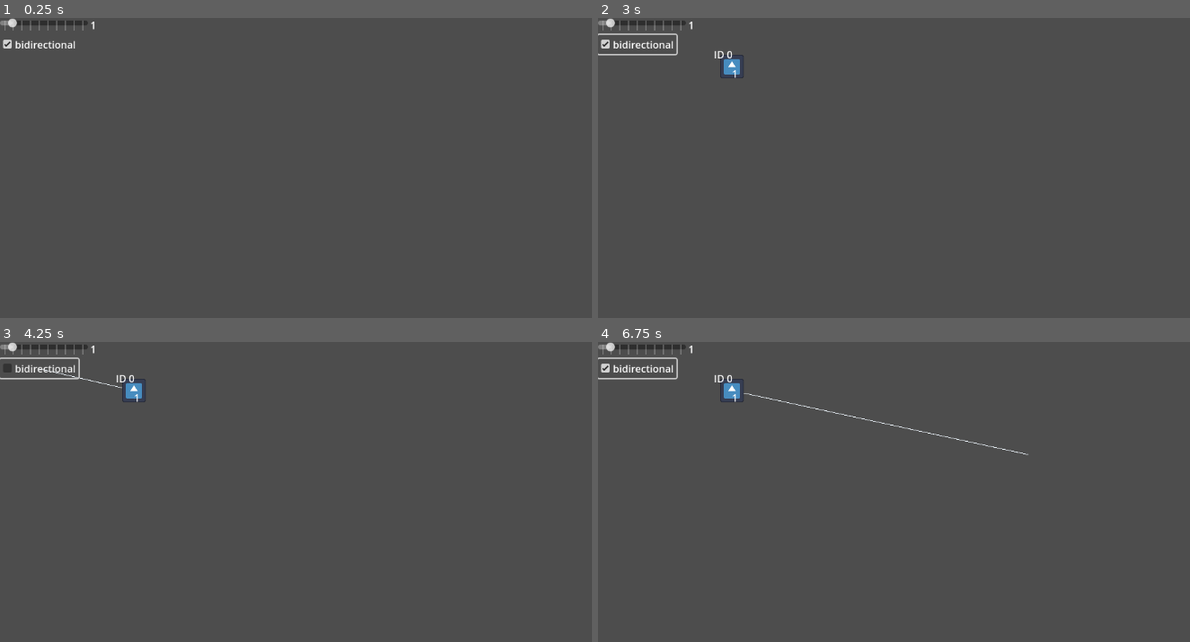
Above: before the commit, frames 1-4 (two rows, left to right).
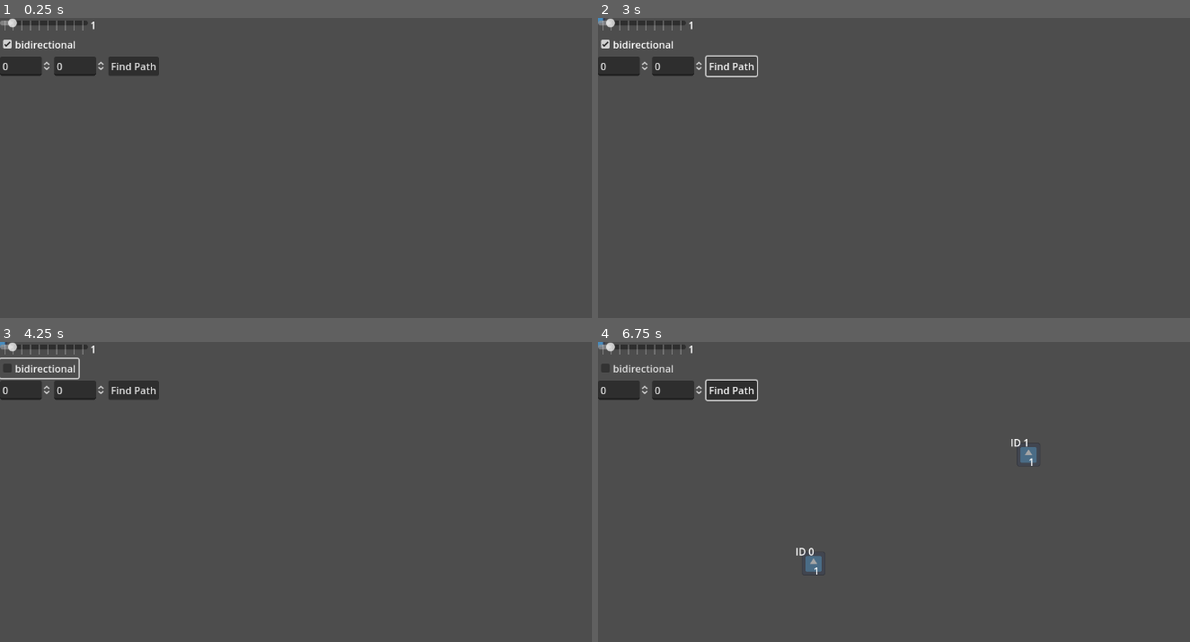
Above: after the commit, the same moments.

Repository: SnekOfSpice/godot4-built-ins
Game: Godot game, scene res://astar/graph_map.tscn
The game is run twice, just before and just after one commit, with the same random seed, the same clock (stepped at 60 frames per second) and the same inputs. The engine's default icon, where the game draws it, is replaced by a stand-in: a white triangle on a blue panel in a dark square.
Inputs (mouse positions are in pixels of both pictures, inside the frame that each line leads up to):
- Up to frame 1 (0.25 s): no input
- Up to frame 2 (3 s): click (734, 66) at 0.5 s, where only the run after the commit has a clickable "Find Path"; click "bidirectional" at 1.25 s; click "bidirectional" at 2 s; click (734, 66) at 2.75 s, where only the run after the commit has a clickable "Find Path"
- Up to frame 3 (4.25 s): click "bidirectional" at 3.5 s
- Up to frame 4 (6.75 s): click (734, 390) at 4.25 s, where only the run after the commit has a clickable "Find Path"; tap Enter at 5, 6.5 s; move the mouse to (734, 390) at 5.02 s; click (734, 390) at 5.17 s; tap Space at 5.75 s; move the mouse to (811, 564) at 5.77 s; click (811, 564) at 5.92 s; move the mouse to (1030, 456) at 6.52 s; click (1030, 456) at 6.67 s

The runs differ from the first frame. In frame 1, 1.4% of the frame differs, in the area x 0-27%, y 12-20%; in frame 2, 1.5%; in frame 3, 1.5%; in frame 4, 2.4%, in the area x 0-75%, y 0-78%.

Commit message:
drone moves along path

Diff:
--- /dev/null
+++ b/astar/drone.gd
@@ -0,0 +1,20 @@
+extends Node2D
+
+
+var speed := 10.0
+
+func move_along_path(path: PackedVector2Array):
+	if path.size() <= 0:
+		return
+	print(path)
+	var tween = create_tween()
+	var last_point = path[0]
+	#var total_distance := 0.0
+	for point in path:
+		var d = point.distance_to(last_point) / 150.0
+		print(d)
+		tween.tween_property(self, "position", point, d)#.set_delay(total_distance * (1/speed))
+		#total_distance += point.distance_to(last_point)
+		last_point = point
+
+	tween.connect("finished", queue_free)
--- /dev/null
+++ b/astar/drone.tscn
@@ -0,0 +1,11 @@
+[gd_scene load_steps=3 format=3 uid="uid://djq3xxiicu4c1"]
+
+[ext_resource type="Texture2D" uid="uid://tordr7unvpjw" path="res://icon.svg" id="1_11r15"]
+[ext_resource type="Script" path="res://astar/drone.gd" id="1_lxdv8"]
+
+[node name="Drone" type="Node2D"]
+script = ExtResource("1_lxdv8")
+
+[node name="Icon" type="Sprite2D" parent="."]
+scale = Vector2(0.177983, 0.177983)
+texture = ExtResource("1_11r15")
--- a/astar/edge.gd
+++ b/astar/edge.gd
@@ -4,6 +4,16 @@
 var to := -1 : set = set_to
 
 signal remove_connection(from, to)
+
+func _ready() -> void:
+	if Data.of("astar.bidirectional"):
+		default_color = Color(0.8, 0.8, 0.8, 0.7)
+		gradient = null
+	else:
+		var g = Gradient.new()
+		g.add_point(0.0, Color.AQUAMARINE)
+		g.add_point(1.0, Color.BROWN)
+		gradient = g
 
 func set_from(value):
 	from = value
@@ -16,7 +26,7 @@
 	add_point(Vector2.ZERO)
 	add_point(end)
 
-	%"DeleteButton".position = end * 0.5
+	%"DeleteButton".position = end * 0.5 - %"DeleteButton".get_rect().size * 0.5
 
 func delete():
 	emit_signal("remove_connection", from, to)
--- a/astar/edge.tscn
+++ b/astar/edge.tscn
@@ -1,14 +1,19 @@
-[gd_scene load_steps=2 format=3 uid="uid://coeibmcg4a16r"]
+[gd_scene load_steps=3 format=3 uid="uid://coeibmcg4a16r"]
 
 [ext_resource type="Script" path="res://astar/edge.gd" id="1_riynl"]
 
+[sub_resource type="Gradient" id="Gradient_vcqet"]
+
 [node name="Edge" type="Line2D"]
+width = 3.105
+default_color = Color(1, 1, 1, 0.556863)
+gradient = SubResource("Gradient_vcqet")
 script = ExtResource("1_riynl")
 
 [node name="DeleteButton" type="Button" parent="."]
 unique_name_in_owner = true
 offset_right = 8.0
 offset_bottom = 8.0
-text = "delete"
+text = "x"
 
 [connection signal="pressed" from="DeleteButton" to="." method="_on_delete_button_pressed"]
--- a/astar/graph_map.gd
+++ b/astar/graph_map.gd
@@ -35,6 +35,7 @@
 func remove_point(id):
 	for edge in %"Edges".get_children():
 		if edge.from == id or edge.to == id:
+			astar.disconnect_points(edge.from, edge.to)
 			edge.delete()
 	astar.remove_point(id)
 
@@ -65,10 +66,18 @@
 
 
 
-#	for p in %"Points".get_children():
-#		p.is_connecting_from = false
+	for p in %"Points".get_children():
+		p.set_is_connecting_from(false, true)
 
 func remove_connection(from: int, to: int):
 	astar.disconnect_points(from, to)
 	for p in %"Points".get_children():
-		p.is_connecting_from = false
+		p.set_is_connecting_from(false)
+
+
+
+
+func _on_hud_find_path(from, to) -> void:
+	var drone = preload("res://astar/drone.tscn").instantiate()
+	add_child(drone)
+	drone.move_along_path(astar.get_point_path(from, to))
--- a/astar/graph_map.tscn
+++ b/astar/graph_map.tscn
@@ -15,3 +15,5 @@
 
 [node name="Edges" type="Node2D" parent="."]
 unique_name_in_owner = true
+
+[connection signal="find_path" from="UI/HUD" to="." method="_on_hud_find_path"]
--- a/astar/graph_point.gd
+++ b/astar/graph_point.gd
@@ -1,8 +1,8 @@
 extends Node2D
 
 var point_weight := 1 : set = set_point_weight
-var point_id := 1 : set = set_point_id
-var is_connecting_from := false : set = set_is_connecting_from
+var point_id := -1 : set = set_point_id
+var is_connecting_from := false# : set = set_is_connecting_from
 var is_mouse_inside := false
 
 signal delete_point(point_id)
@@ -10,7 +10,7 @@
 
 func _ready() -> void:
 	point_weight = Data.of("astar.pointweight", 1)
-	is_connecting_from = false
+	set_is_connecting_from(false)
 
 func set_point_weight(value):
 	point_weight = value
@@ -19,11 +19,18 @@
 func set_point_id(value):
 	point_id = value
 	$"IdLabel".text = str("ID ", point_id)
+	if Data.point_objects.size() <= point_id:
+		Data.point_objects.resize(point_id+1)
+	Data.point_objects[point_id] = self
 
-func set_is_connecting_from(value):
+	for l in get_tree().get_nodes_in_group("pointObjectListeners"):
+		l.on_point_objects_changed()
+
+
+func set_is_connecting_from(value, silent:=false):
 	is_connecting_from = value
 	$Icon.modulate.a = 0.5 if not is_connecting_from else 1.0
-	emit_signal("connecting", point_id, is_connecting_from)
+	if not silent: emit_signal("connecting", point_id, is_connecting_from)
 	prints("connecting ", point_id, ": ", is_connecting_from)
 
 func _unhandled_input(event: InputEvent) -> void:
@@ -36,6 +43,8 @@
 				delete()
 
 func delete():
+	Data.point_objects[point_id] = null
+	Data.collapse_point_objects()
 	emit_signal("delete_point", point_id)
 	queue_free()
 
--- a/autoload/data.gd
+++ b/autoload/data.gd
@@ -1,4 +1,6 @@
 extends Node
+
+var point_objects := []
 
 var properties := {}
 var listeners := {}
@@ -46,3 +48,16 @@
 
 	current_listeners.erase(listener)
 	listeners[key] = current_listeners
+
+func collapse_point_objects():
+#	var i = 0
+#	var size = point_objects.size()
+#	while i < size:
+#		if not is_instance_valid(point_objects[i]):
+#			point_objects.remove_at(i)
+#			i -= 1
+#			size = point_objects.size()
+#		i += 1
+
+	for l in get_tree().get_nodes_in_group("pointObjectListeners"):
+		l.on_point_objects_changed()
--- a/wrapper/HUD.gd
+++ b/wrapper/HUD.gd
@@ -1,12 +1,14 @@
 extends Control
 
+signal find_path(from, to)
 
-# Called when the node enters the scene tree for the first time.
 func _ready() -> void:
 	%"PointWeightLabel".text = str(Data.of("astar.pointweight", %"PointWeightSlider".value))
 	Data.apply("astar.bidirectional", %"BidirectionalCheckBox".button_pressed)
 
-
+func on_point_objects_changed():
+	%"StartBox".max_value = Data.point_objects.size() - 1
+	%"EndBox".max_value = Data.point_objects.size() - 1
 
 func _on_point_weight_slider_value_changed(value: float) -> void:
 	%"PointWeightLabel".text = str(value)
@@ -15,3 +17,7 @@
 
 func _on_bidirectional_check_box_pressed() -> void:
 	Data.apply("astar.bidirectional", %"BidirectionalCheckBox".button_pressed)
+
+
+func _on_find_path_button_pressed() -> void:
+	emit_signal("find_path", %"StartBox".value, %"EndBox".value)
--- a/wrapper/hud.tscn
+++ b/wrapper/hud.tscn
@@ -2,7 +2,7 @@
 
 [ext_resource type="Script" path="res://wrapper/HUD.gd" id="1_5hsqq"]
 
-[node name="HUD" type="Control"]
+[node name="HUD" type="Control" groups=["pointObjectListeners"]]
 layout_mode = 3
 anchors_preset = 15
 anchor_right = 1.0
@@ -42,5 +42,22 @@
 button_pressed = true
 text = "bidirectional"
 
+[node name="HBoxContainer3" type="HBoxContainer" parent="VBoxContainer"]
+layout_mode = 2
+
+[node name="StartBox" type="SpinBox" parent="VBoxContainer/HBoxContainer3"]
+unique_name_in_owner = true
+layout_mode = 2
+
+[node name="EndBox" type="SpinBox" parent="VBoxContainer/HBoxContainer3"]
+unique_name_in_owner = true
+layout_mode = 2
+
+[node name="FindPathButton" type="Button" parent="VBoxContainer/HBoxContainer3"]
+unique_name_in_owner = true
+layout_mode = 2
+text = "Find Path"
+
 [connection signal="value_changed" from="VBoxContainer/HBoxContainer/PointWeightSlider" to="." method="_on_point_weight_slider_value_changed"]
 [connection signal="pressed" from="VBoxContainer/HBoxContainer2/BidirectionalCheckBox" to="." method="_on_bidirectional_check_box_pressed"]
+[connection signal="pressed" from="VBoxContainer/HBoxContainer3/FindPathButton" to="." method="_on_find_path_button_pressed"]
